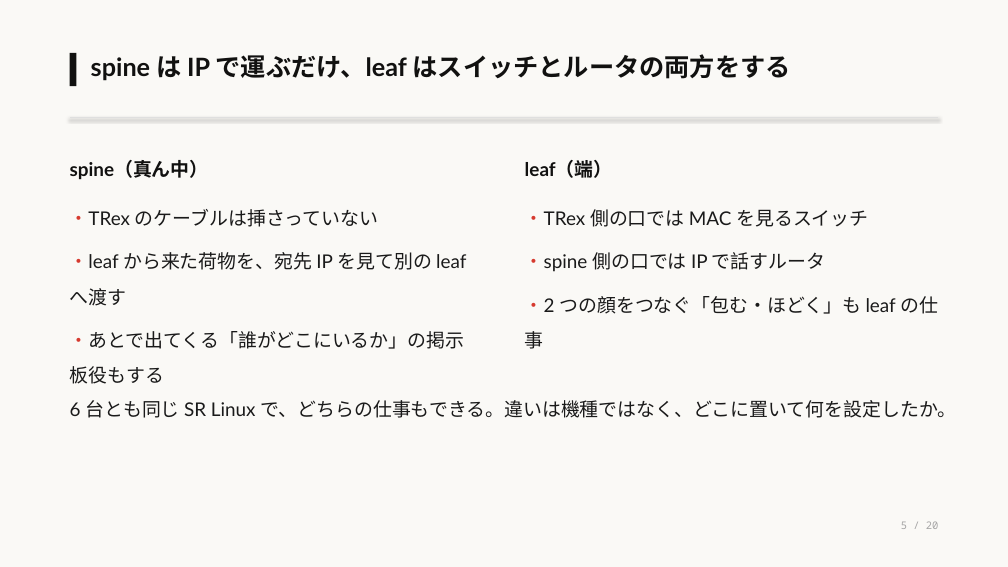
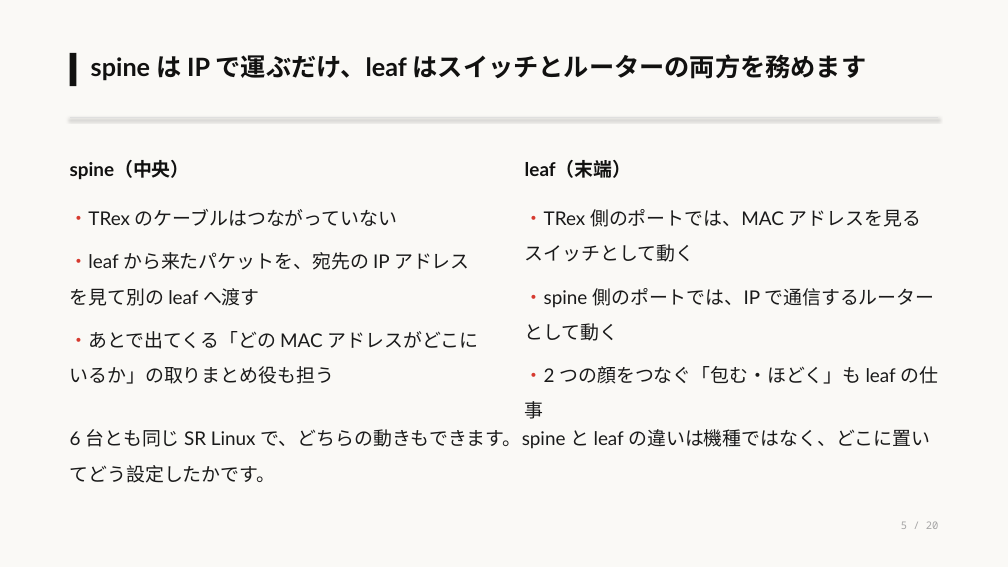
Before and after one commit to eddie-eights/nwc-poc, a slide deck: slide 5 of docs/lab-network-architecter.pptx. Drawn at 1008x567 pixels with LibreOffice and Linux fonts; fonts in the diff are those of the drawing. Boxes give left, top, right and bottom in pixels: in the first picture for what was removed or moved away, otherwise in the second. Text is boxed around its words. In the diff, an @@ line names an element or a change of style, - is before the commit and + after.

```diff
--- a/docs/lab-network-architecter.pptx
+++ b/docs/lab-network-architecter.pptx
@@ text at bbox=[91, 54, 867, 81]: text changed @@
-spine は IP で運ぶだけ、leaf はスイッチとルータの両方をする
+spine は IP で運ぶだけ、leaf はスイッチとルーターの両方を務めます
@@ text at bbox=[70, 160, 190, 180]: text changed @@
-spine（真ん中）
+spine（中央）
@@ text at bbox=[525, 160, 632, 178]: text changed @@
-leaf（端）
+leaf（末端）
@@ text at bbox=[70, 209, 479, 384]: text changed @@
-・TRex のケーブルは挿さっていない
-・leaf から来た荷物を、宛先 IP を見て別の leaf へ渡す
-・あとで出てくる「誰がどこにいるか」の掲示板役もする
+・TRex のケーブルはつながっていない
+・leaf から来たパケットを、宛先の IP アドレスを見て別の leaf へ渡す
+・あとで出てくる「どの MAC アドレスがどこにいるか」の取りまとめ役も担う
@@ text at bbox=[525, 209, 934, 341]: text changed @@
-・TRex 側の口では MAC を見るスイッチ
-・spine 側の口では IP で話すルータ
+・TRex 側のポートでは、MAC アドレスを見るスイッチとして動く
+・spine 側のポートでは、IP で通信するルーターとして動く
@@ text at bbox=[70, 429, 930, 483]: text changed @@
-6 台とも同じ SR Linux で、どちらの仕事もできる。違いは機種ではなく、どこに置いて何を設定したか。
+6 台とも同じ SR Linux で、どちらの動きもできます。spine と leaf の違いは機種ではなく、どこに置いてどう設定したかです。
```
Also in this commit, not shown: 19 other slides changed, 1 other file.
